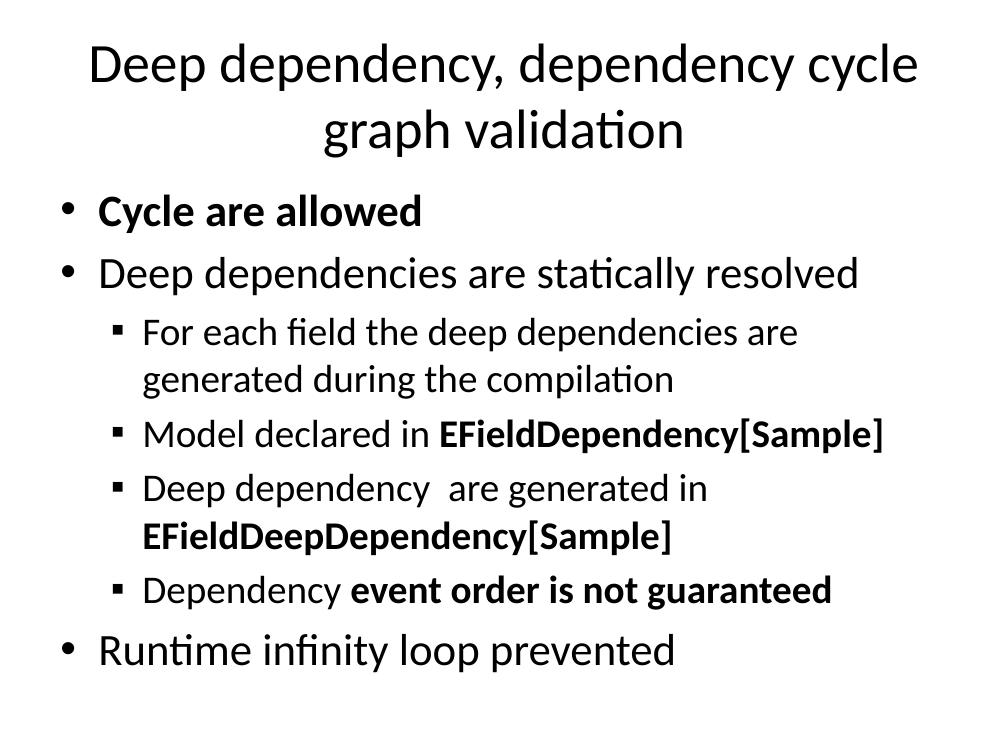
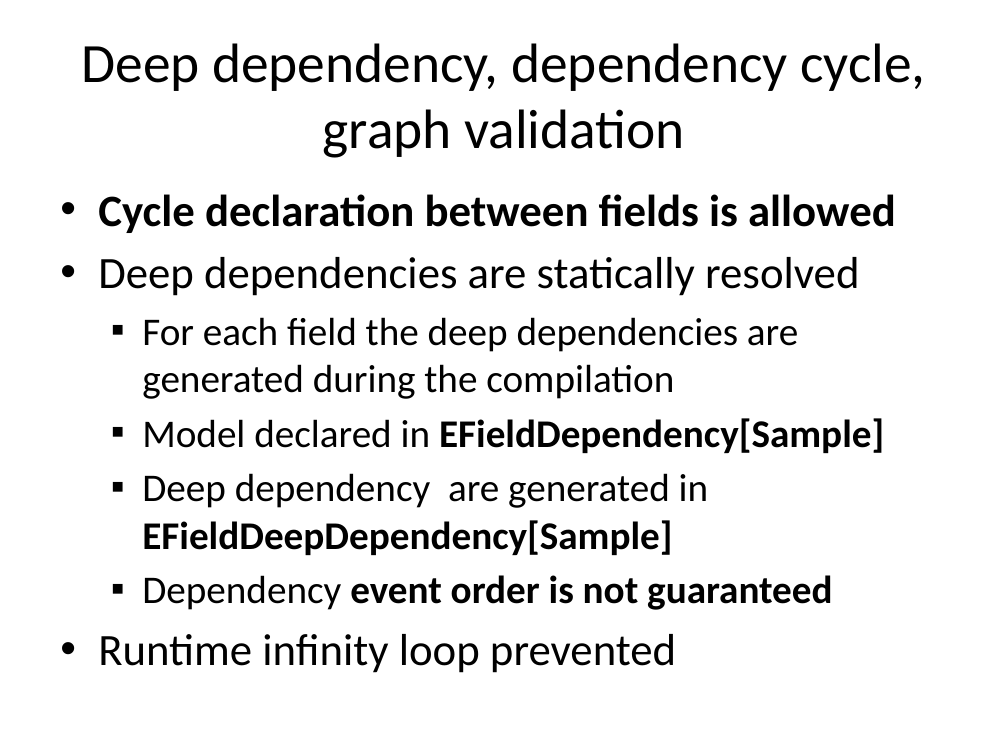
Before and after one commit to lesfurets/mdl4ui, a slide deck: slide 26 of mdl4ui-docs/mdl4ui_cg2013.pptx. Drawn at 1008x756 pixels with LibreOffice and Linux fonts; fonts in the diff are those of the drawing. Boxes give left, top, right and bottom in pixels: in the first picture for what was removed or moved away, otherwise in the second. Text is boxed around its words. In the diff, an @@ line names an element or a change of style, - is before the commit and + after.

```diff
--- a/mdl4ui-docs/mdl4ui_cg2013.pptx
+++ b/mdl4ui-docs/mdl4ui_cg2013.pptx
@@ title at <box>81,43,926,158</box>: text changed @@
-Deep dependency, dependency cycle
-graph validation
+Deep dependency, dependency cycle,
+graph validation
@@ text at <box>98,194,896,233</box>: text changed @@
-• Cycle are allowed
+• Cycle declaration between fields is allowed
```
Also in this commit, not shown: 2 other slides changed, 2 slides added.
